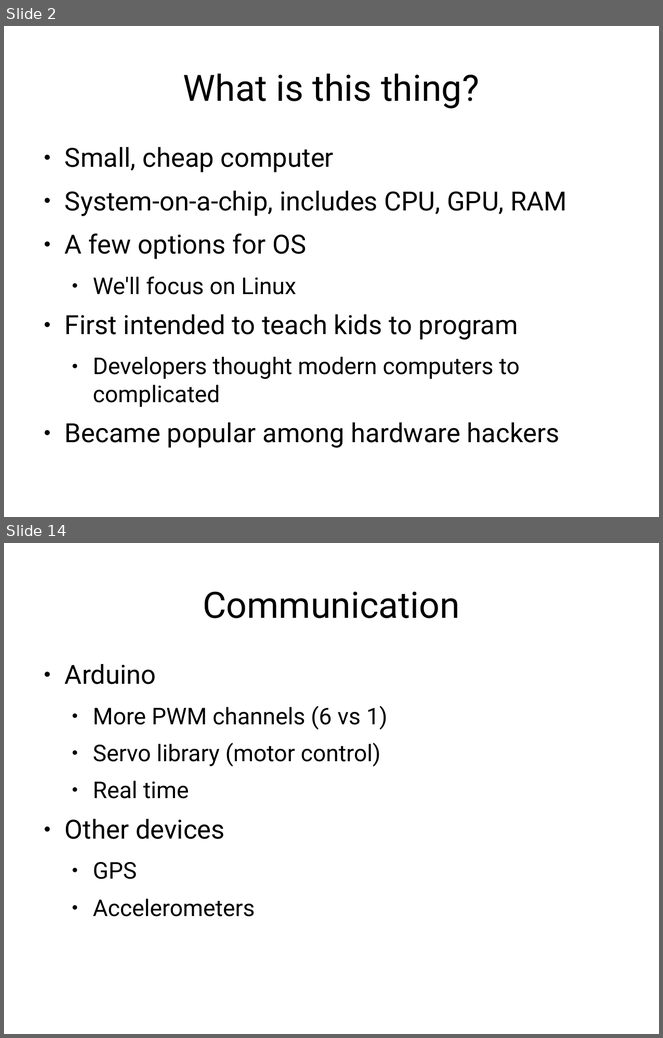
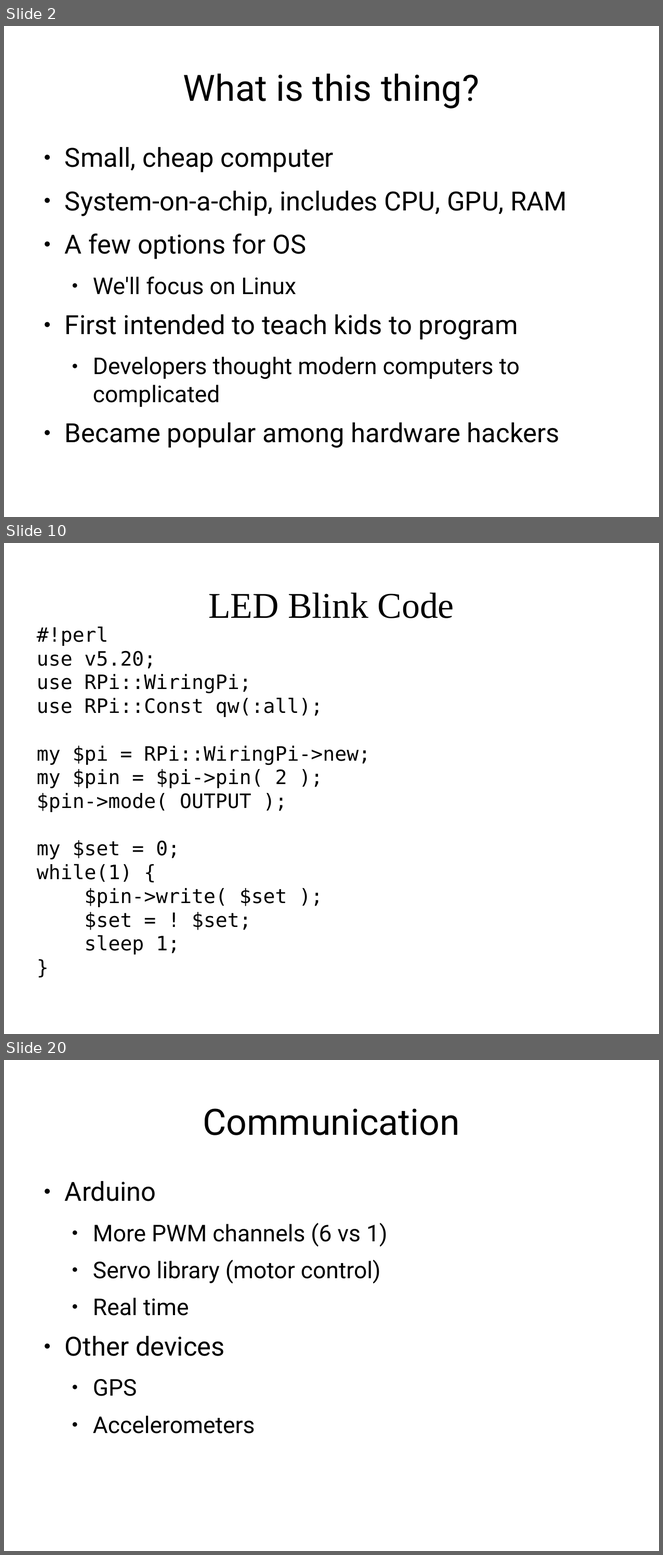
Before and after one commit to frezik/rpi_perl_presentation, a slide deck: raspberry_pi_perl.odp. Shown one above the other, each under a label of ours: slides 2 and 14 before the commit, slides 2, 10 and 20 after it; the slides between them are not shown. The pictures are 663x1038 and 663x1555 pixels, drawn with LibreOffice and Linux fonts; fonts in the diff are those of the drawing. Boxes give left, top, right and bottom in pixels: in the first picture for what was removed or moved away, otherwise in the second. Text is boxed around its words. In the diff, an @@ line names an element or a change of style, - is before the commit and + after.

Commit message:
2020 Presentation Updates for NYC Perl Mongers

```diff
--- a/raspberry_pi_perl.odp
+++ b/raspberry_pi_perl.odp
@@ slide 10 added at <box>4,543,659,1034</box>, background #FFFFFF @@
@@ title added at <box>208,592,454,618</box>, 44 pt, text #000000 @@
+LED Blink Code
@@ subtitle added at <box>37,626,371,955</box>, 24 pt, text #000000 @@
+#!perl
+use v5.20;
+use RPi::WiringPi;
+use RPi::Const qw(:all);
+my $pi = RPi::WiringPi->new;
+my $pin = $pi->pin( 2 );
+$pin->mode( OUTPUT );
+my $set = 0;
+while(1) {
+$pin->write( $set );
+$set = ! $set;
+sleep 1;
+}
@@ what was slide 14 is now slide 20 @@
```
Also in this commit, not shown: 9 slides changed, 12 other slides added, 6 slides removed, 1 other file.
